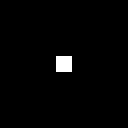
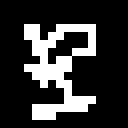
The second 128×128 image is a revision of the first. Changes to its layers:
added layer "Layer 5" above "Layer 4" over (x1=24, y1=24, x2=96, y2=120)
